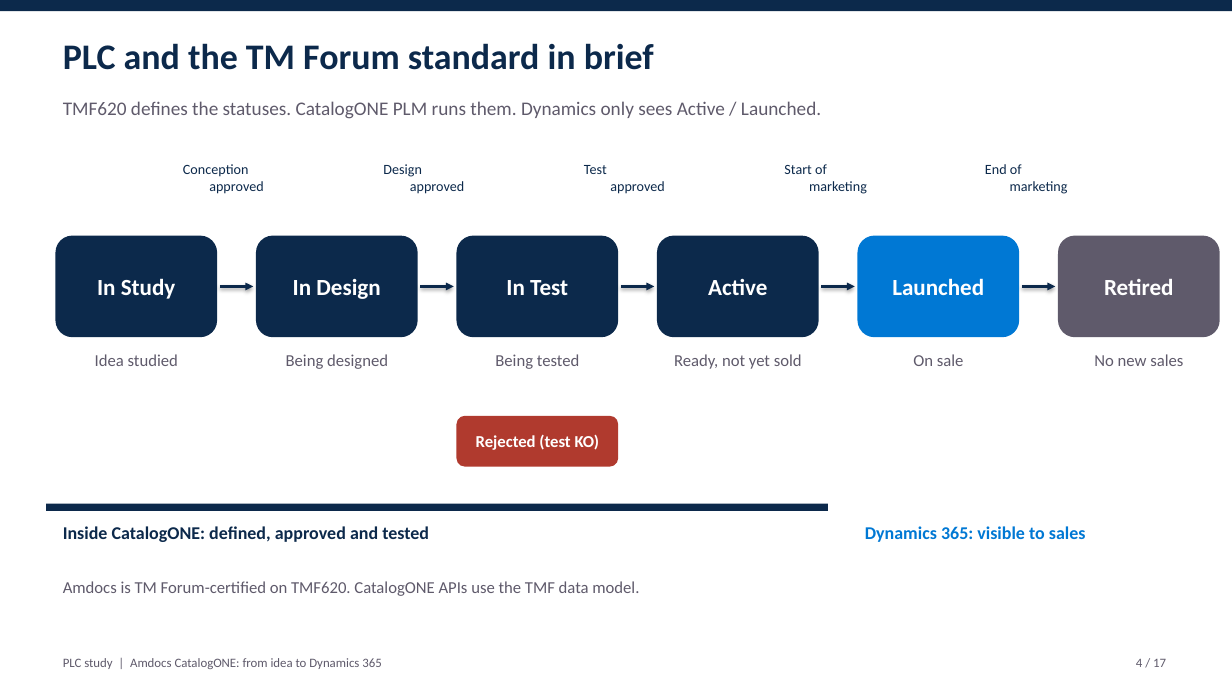
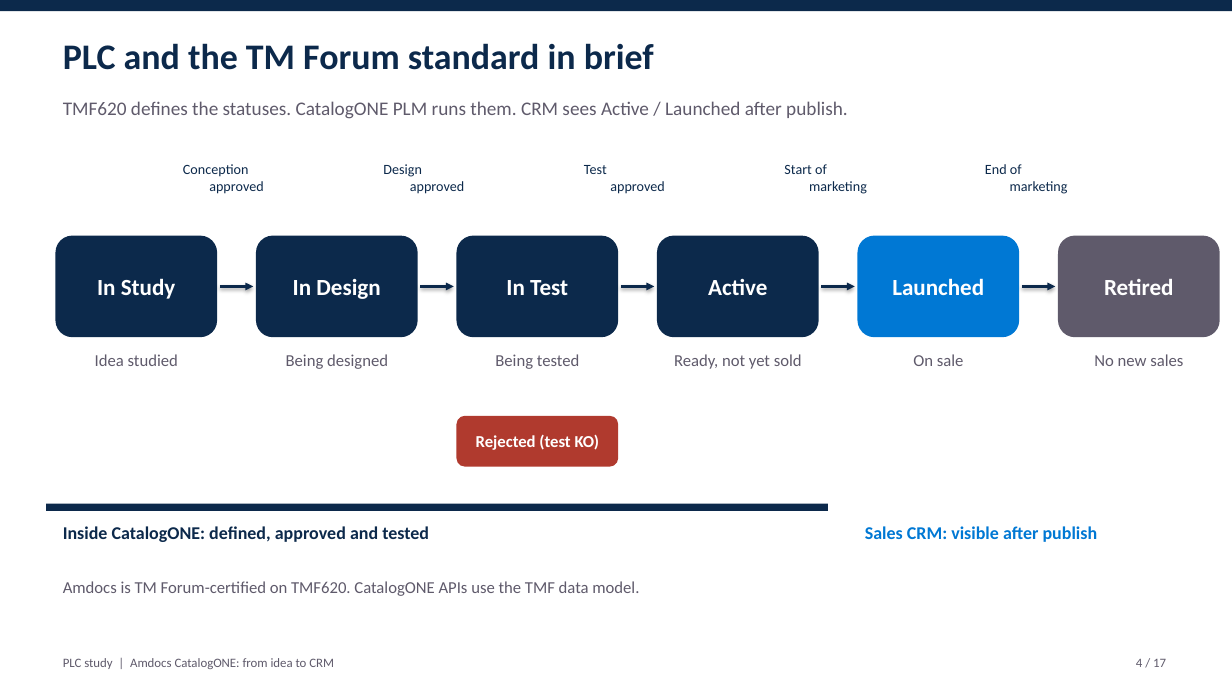
Before and after one commit to abdoe31/learnksa, a slide deck: slide 4 of plc_study/PLC_CatalogONE_Presentation.pptx. Drawn at 1232x693 pixels with LibreOffice and Linux fonts; fonts in the diff are those of the drawing. Boxes give left, top, right and bottom in pixels: in the first picture for what was removed or moved away, otherwise in the second. Text is boxed around its words. In the diff, an @@ line names an element or a change of style, - is before the commit and + after.

```diff
--- a/plc_study/PLC_CatalogONE_Presentation.pptx
+++ b/plc_study/PLC_CatalogONE_Presentation.pptx
@@ text at [63, 101, 848, 119]: text changed @@
-TMF620 defines the statuses. CatalogONE PLM runs them. Dynamics only sees Active / Launched.
+TMF620 defines the statuses. CatalogONE PLM runs them. CRM sees Active / Launched after publish.
@@ text at [865, 526, 1098, 542]: text changed @@
-Dynamics 365: visible to sales
+Sales CRM: visible after publish
@@ text at [63, 658, 334, 669]: text changed @@
-PLC study | Amdocs CatalogONE: from idea to Dynamics 365
+PLC study | Amdocs CatalogONE: from idea to CRM
```
Also in this commit, not shown: 16 other slides changed, 4 other files.
